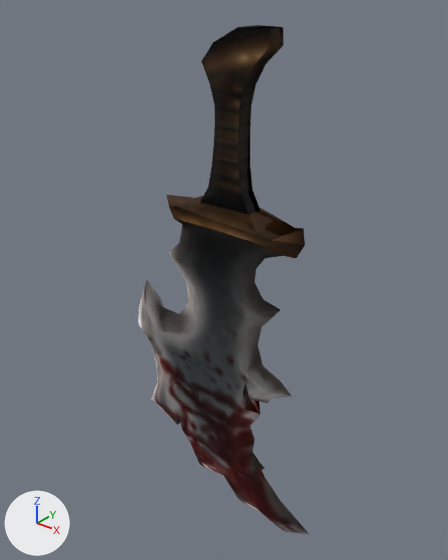
One commit to the glTF model public/assets/goldens/ps2_save-icons_god-of-war.glb: the scene before it, then after it.
The view is the same before and after, from a 50 mm lens placed at (3.03, -3.91, 5.21), pointed at (-0.13, 0.04, 2.76). The axes (+X, +Y, +Z) are drawn at lower left. The lights are the same throughout. The first picture is the older version. Where no turn or scale is listed for an object, it has been applied to the vertices.

Objects in the first picture: 'static.ico'.
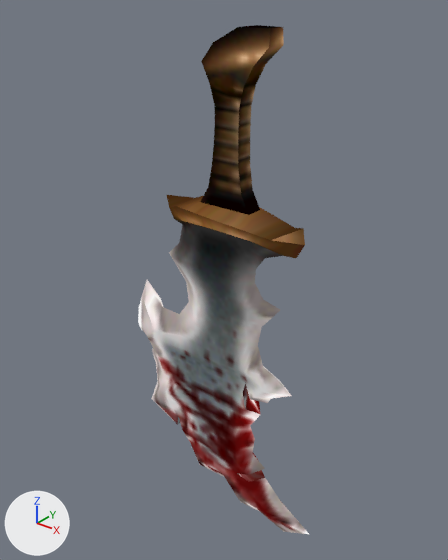
Pixel boxes [x1, y1, x2, y2] of what changed, in the pictures (448 x 560 px):
'static.ico', recoloured (lighter)
    both: [138, 25, 309, 534]

The change, as a list of edits to the scene's bpy script:
```text
Change mat_ps2_icon:
    remove # nodes: BsdfPrincipled, Mix, OutputMaterial, TexImage, VertexColor
    nodes: BsdfTransparent, Emission, LightPath, Mix, MixShader, OutputMaterial, TexImage, VertexColor
```
